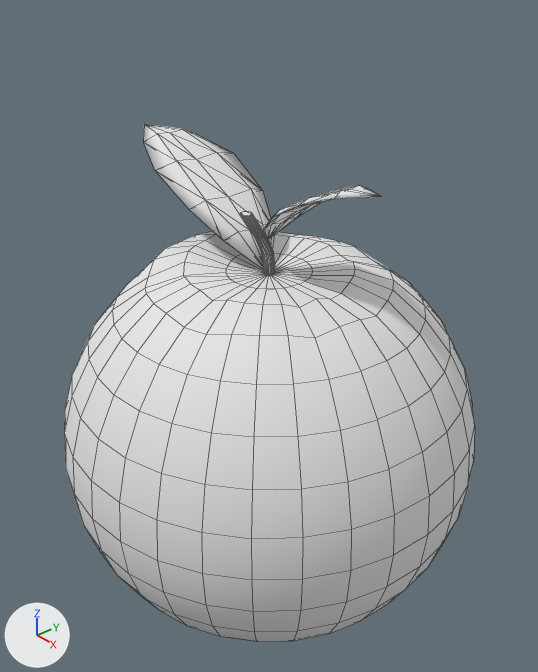
A saved change to the Blender file Assets/OrgModel/Cherry.blend.
The view is the same before and after, from a 50 mm lens placed at (1.172, -1.007, 0.806), pointed at (0.0, 0.015, -0.043). Every picture has the same lights, and +X, +Y and +Z are marked at lower left. Mesh edges are drawn as thin lines.

Before the edit, the objects in view are built like this:
```python
me_sphere = bpy.data.meshes.new('Sphere')
me_sphere.from_pydata(...)  # 774 vertices, 802 faces, 32 loose edges; spans x -1.02..0.99, y -1.0..1.0, z -1.02..1.27
me_sphere.polygons.foreach_set('use_smooth', [True] * 802)
me_sphere.materials.append(mat_material)  # its picture is missing
ob_sphere = bpy.data.objects.new('Sphere', me_sphere)
ob_sphere.location = (0.004, 0.005, -0.256)
ob_sphere.rotation_euler = (3.142, 0.0, 0.0)  # degrees (180, 0, 0)
ob_sphere.scale = (-0.5, -0.5, -0.5)
```
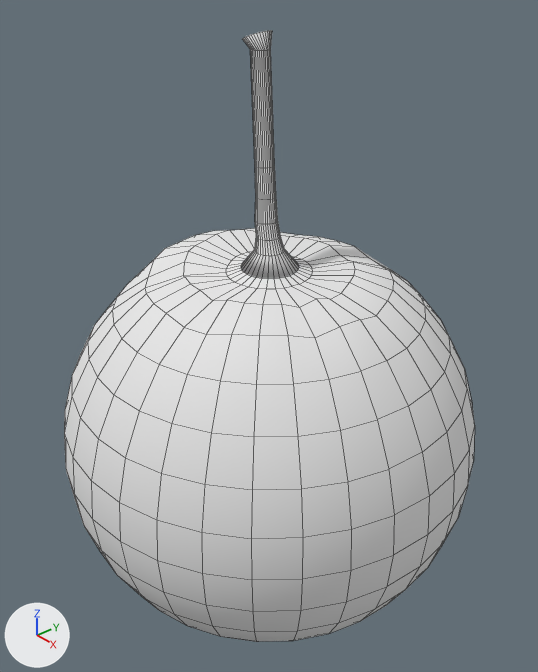
Commit message: Made the "Tomatoe" more like a cherry

Boxes (x1, y1, x2, y2) around the edits, measured in the pictures (538 x 672 px; the box of a moved part takes in the faces that stretch with it):
'Sphere', reshaped (18% taller)
    before: (64, 124, 475, 642)
    after: (64, 30, 475, 642)
part 1 of me_sphere, moved or reshaped
    before: (143, 124, 381, 289)
    after: (226, 30, 313, 289)

The change in detail:
me_sphere is used by ob_sphere; location (0.004, 0.005, -0.256); rotation (3.142, 0.0, 0.0), in degrees (180, 0, 0); scale (-0.5, -0.5, -0.5).
me_sphere had 774 vertices, 802 faces, 32 loose edges and spanned x -1.02..0.99, y -1.0..1.0, z -1.02..1.27.
me_sphere now has 769 vertices, 738 faces, 32 loose edges and spans x -1.02..0.98, y -1.0..1.0, z -1.02..1.76.
me_sphere part 1: 1 vertex moved within x 0.02, y -0.05, z 0.94; 258 vertices removed from x -0.64..0.99, y -0.21..0.24, z 0.76..1.27; 253 vertices added at x -0.16..0.22, y -0.14..0.16, z 0.8..1.76.
